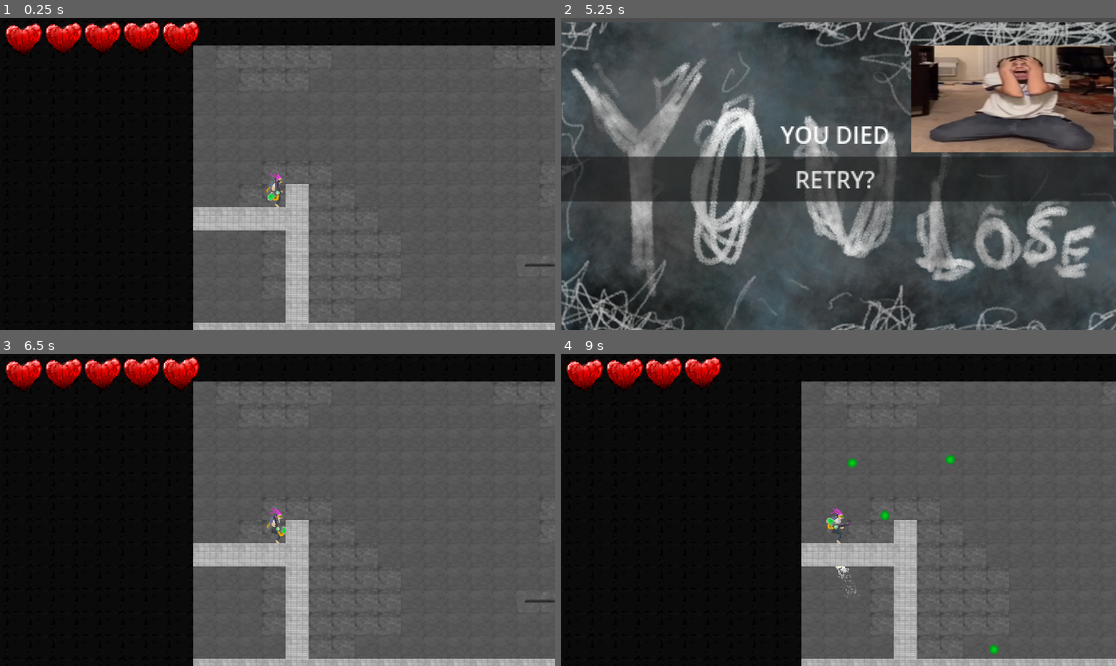
Above: before the commit, frames 1-4 (two rows, left to right).
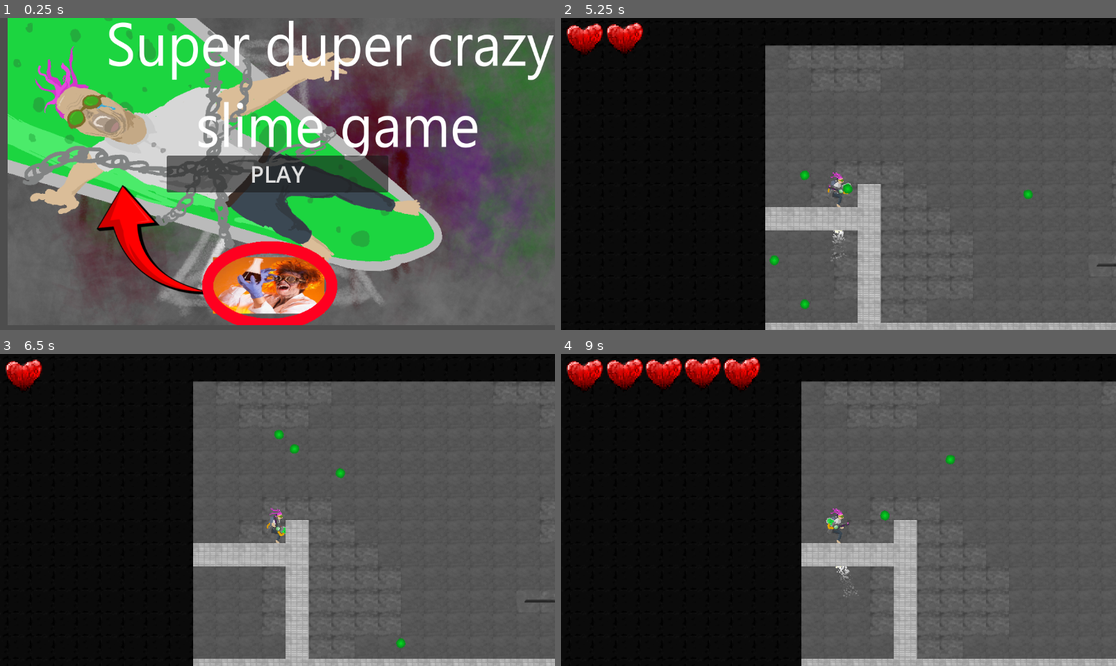
Above: after the commit, the same moments.

Repository: Sn0wy8/Haven
Game: Godot game, scene res://Scenes/main_menu.tscn
Same seed, same stepped clock (60 frames per second), same inputs: the game is played once before the commit and once after it. Before the commit the project starts from res://Scenes/main.tscn.
Inputs (mouse positions are in pixels of both pictures, inside the frame that each line leads up to):
- Up to frame 1 (0.25 s): no input
- Up to frame 2 (5.25 s): click (838, 174) at 0.5 s, where only the run after the commit has a clickable "PLAY"; tap Enter at 1.25 s; move the mouse to (960, 158) at 1.27 s; hold D (RIGHT) 1.28-2.78 s; click (960, 158) at 1.35 s; tap W (UP) at 1.52, 2.27, 3.77, 4.52 s; move the mouse to (727, 189) at 2.02 s; click (727, 189) at 2.1 s; move the mouse to (894, 105) at 2.77 s; hold A (LEFT) 2.78-3.53 s; click (894, 105) at 2.85 s; move the mouse to (810, 236) at 3.52 s; hold D (RIGHT) 3.53-5.03 s; click (810, 236) at 3.6 s; move the mouse to (1005, 220) at 4.27 s; click (1005, 220) at 4.35 s; move the mouse to (672, 127) at 5.02 s; hold A (LEFT) from 5.03 s (still down); click (672, 127) at 5.1 s
- Up to frame 3 (6.5 s): tap W (UP) at 5.27 s; release A (LEFT) at 5.75 s; click (271, 513) at 5.75 s, where only the run before the commit has a clickable "RETRY?"
- Up to frame 4 (9 s): move the mouse to (866, 510) at 6.52 s; hold D (RIGHT) 6.53-7.25 s; click (866, 510) at 6.6 s; click (832, 513) at 7.25 s, where only the run after the commit has a clickable "RETRY?"; move the mouse to (755, 432) at 8.02 s; hold A (LEFT) from 8.03 s (still down); click (755, 432) at 8.1 s; tap W (UP) at 8.27 s; move the mouse to (960, 494) at 8.77 s; click (960, 494) at 8.85 s

The runs differ from the first frame. In frame 1, 78% of the frame differs, in the area x 0-100%, y 0-100%; in frame 2, 81%; in frame 3, 2.0%; in frame 4, 0.6%.

Commit message:
sdfdvb

Diff:
--- a/haven/Scenes/main.tscn
+++ b/haven/Scenes/main.tscn
@@ -259,10 +259,20 @@
 
 [node name="main" type="Node2D" unique_id=11614573]
 
+[node name="platform21" parent="." unique_id=1037975149 instance=ExtResource("2_0xm2m")]
+position = Vector2(31258, 170)
+scale = Vector2(10, 10)
+
+[node name="platform20" parent="." unique_id=692536455 instance=ExtResource("2_0xm2m")]
+position = Vector2(-37104.34, -894)
+scale = Vector2(10187.874, 1)
+collision_layer = 3
+collision_mask = 3
+
 [node name="player" parent="." unique_id=1039232777 instance=ExtResource("1_ig7tw")]
 position = Vector2(-330, 204)
 
-[node name="platform" parent="." unique_id=1037975149 instance=ExtResource("2_0xm2m")]
+[node name="platform" parent="." unique_id=1873013194 instance=ExtResource("2_0xm2m")]
 position = Vector2(-364, -447)
 scale = Vector2(100.935, 1)
 collision_layer = 3
@@ -351,14 +361,28 @@
 collision_mask = 3
 
 [node name="platform16" parent="." unique_id=1789636789 instance=ExtResource("2_0xm2m")]
-position = Vector2(29617.002, -687)
+position = Vector2(29595.002, -687.00006)
 rotation = 1.5707964
 scale = Vector2(1.6, 1.9)
 collision_layer = 3
 collision_mask = 3
 
+[node name="platform18" parent="." unique_id=1410155360 instance=ExtResource("2_0xm2m")]
+position = Vector2(30546.697, 50801.8)
+rotation = -3.1415925
+scale = Vector2(3.04, 3.04)
+collision_layer = 3
+collision_mask = 3
+
+[node name="platform19" parent="." unique_id=704577409 instance=ExtResource("2_0xm2m")]
+position = Vector2(28633.1, 50376.2)
+rotation = -3.1415925
+scale = Vector2(3.04, 3.04)
+collision_layer = 3
+collision_mask = 3
+
 [node name="platform17" parent="." unique_id=1742875421 instance=ExtResource("2_0xm2m")]
-position = Vector2(29606.002, 538)
+position = Vector2(29604.002, 589)
 rotation = 1.5707964
 scale = Vector2(1.6, 1.9)
 collision_layer = 3
@@ -1802,5 +1826,5 @@
 autoplay = true
 
 [node name="MILK" parent="." unique_id=1029409546 instance=ExtResource("13_fdnlq")]
-position = Vector2(30426, 202)
+position = Vector2(30436, 181)
 rotation = -6.2831855
--- a/haven/project.godot
+++ b/haven/project.godot
@@ -11,8 +11,8 @@
 [application]
 
 config/name="haven"
-run/main_scene="uid://due2n4hr7i02"
-config/features=PackedStringArray("4.6", "Forward Plus")
+run/main_scene="uid://xv8fvvlnha4u"
+config/features=PackedStringArray("4.7", "Forward Plus")
 config/icon="res://icon.svg"
 <<<<<<<HEADconfig/features=PackedStringArray("4.7", "Forward Plus")
 
Not shown, added: haven/export_presets.cfg
